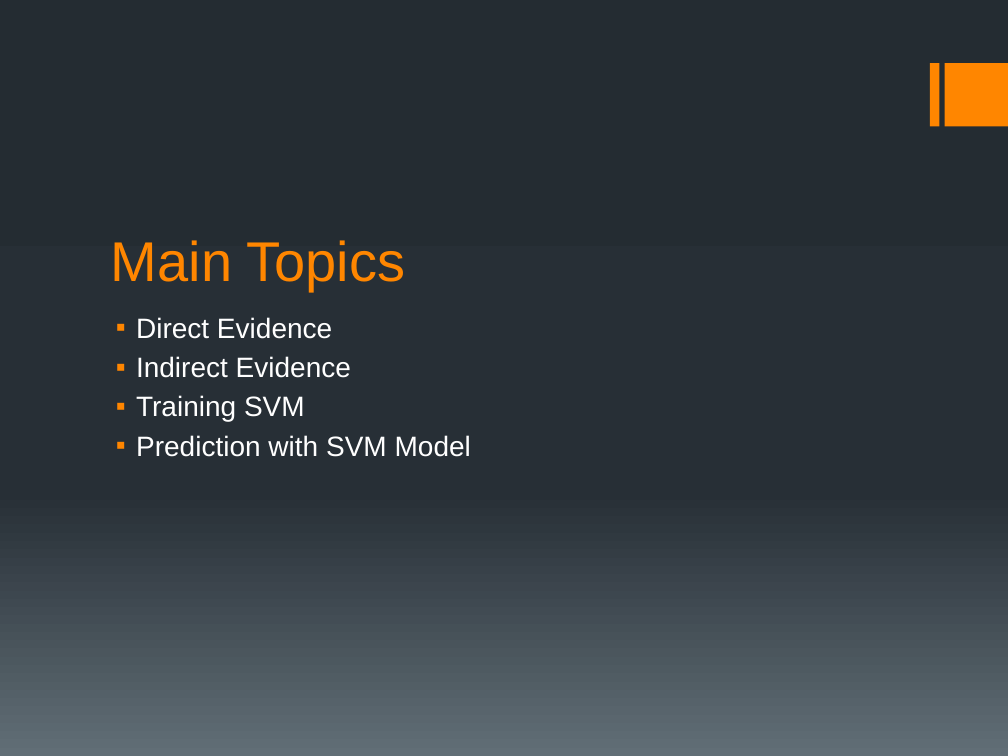
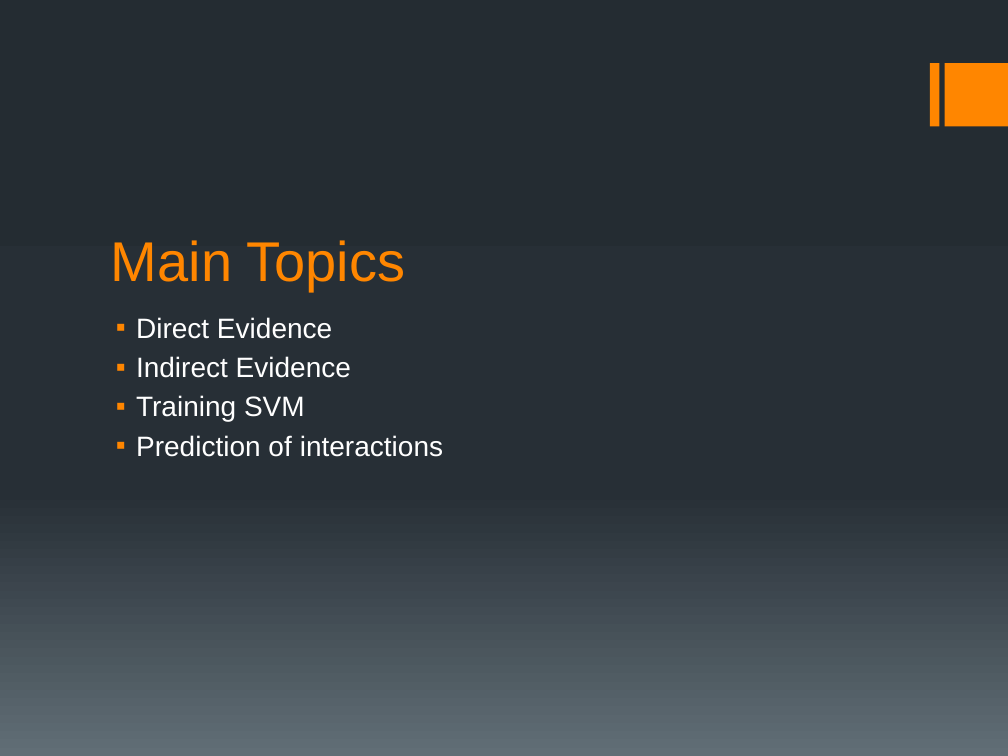
Before and after one commit to catyaoheng/semPaper, a slide deck: slide 2 of paperWriting/Method/weeklyReport2015_1019.pptx. Drawn at 1008x756 pixels with LibreOffice and Linux fonts; fonts in the diff are those of the drawing. Boxes give left, top, right and bottom in pixels: in the first picture for what was removed or moved away, otherwise in the second. Text is boxed around its words. In the diff, an @@ line names an element or a change of style, - is before the commit and + after.

```diff
--- a/paperWriting/Method/weeklyReport2015_1019.pptx
+++ b/paperWriting/Method/weeklyReport2015_1019.pptx
@@ text at bbox=[136, 435, 443, 457]: text changed @@
-▪ Prediction with SVM Model
+▪ Prediction of interactions
```
Also in this commit, not shown: 4 other slides changed, 7 other files.
